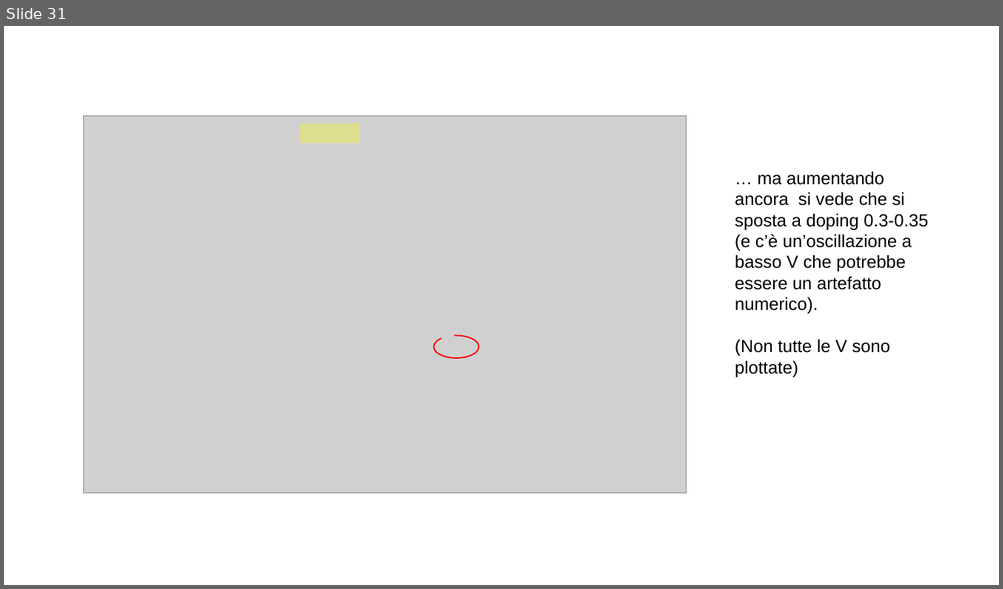
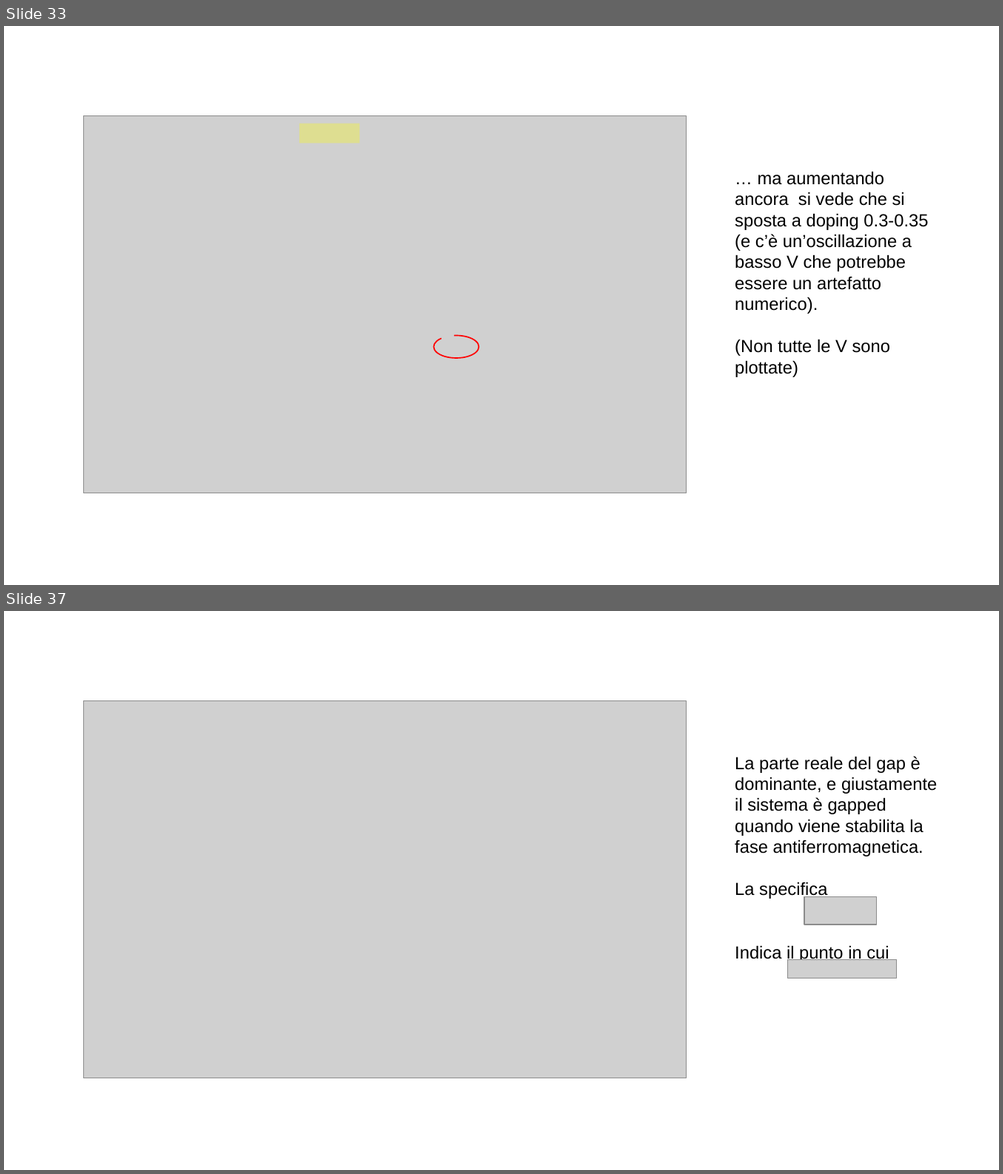
Before and after one commit to nepero27178/LadderHubbardSC, a slide deck: Bin/IntermediateReport2/IntermediateReport2.odp. Shown one above the other, each under a label of ours: slide 31 before the commit, slides 33 and 37 after it; the slides between them are not shown. The pictures are 1003x589 and 1003x1174 pixels, drawn with LibreOffice and Linux fonts; fonts in the diff are those of the drawing; grey boxes stand for pictures. Boxes give left, top, right and bottom in pixels: in the first picture for what was removed or moved away, otherwise in the second. Text is boxed around its words. In the diff, an @@ line names an element or a change of style, - is before the commit and + after.

```diff
--- a/Bin/IntermediateReport2/IntermediateReport2.odp
+++ b/Bin/IntermediateReport2/IntermediateReport2.odp
@@ slide 37 added at box(4, 611, 999, 1170), background #FFFFFF @@
@@ picture added at box(83, 701, 686, 1079) @@
@@ text added at box(734, 756, 936, 963), 14 pt, text #000000 @@
+La parte reale del gap è dominante, e giustamente il sistema è gapped quando viene stabilita la fase antiferromagnetica.
+La specifica
+Indica il punto in cui
@@ picture added at box(805, 897, 876, 925) @@
@@ picture added at box(788, 960, 896, 980) @@
@@ what was slide 31 is now slide 33 @@
```
Also in this commit, not shown: 3 slides changed, 6 other slides added, 8 other files.
